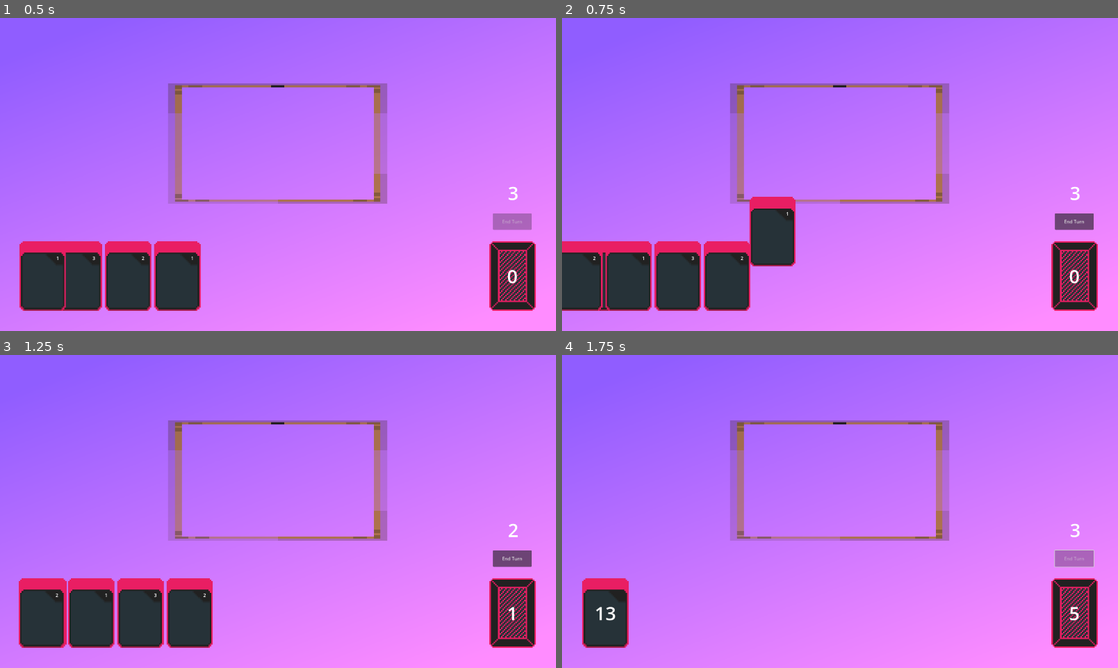
Above: before the commit, frames 1-4 (two rows, left to right).
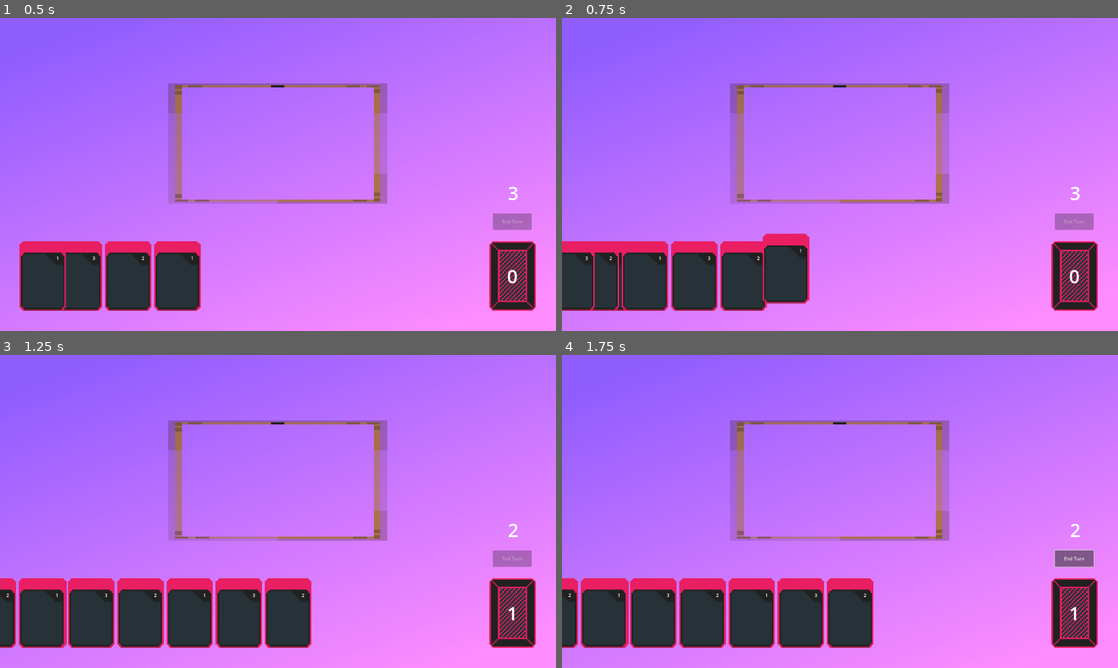
Above: after the commit, the same moments.

Repository: brandon-relentnet/deck-management
Game: Godot game, scene res://main.tscn
Two runs of this game, one before a commit and one after it. Both use one fixed random seed, a clock stepped at 60 frames per second and the inputs below.
Inputs (mouse positions are in pixels of both pictures, inside the frame that each line leads up to):
- Up to frame 1 (0.5 s): no input
- Up to frame 2 (0.75 s): drag from (739, 274) to (840, 143) at 0.52 s
- Up to frame 3 (1.25 s): no input
- Up to frame 4 (1.75 s): click (1073, 558) at 1.25 s, where only the run before the commit has a clickable "End Turn"

Frame 1 is identical in both runs. In frame 2, 4.8% of the frame differs, in the area x 4-96%, y 57-94%; in frame 3, 4.7%; in frame 4, 11%, in the area x 0-96%, y 54-94%.

Commit message:
Added a card draw variable.

Diff:
--- a/scripts/card_manager.gd
+++ b/scripts/card_manager.gd
@@ -217,6 +217,6 @@
 		await create_timer(DEFAULT_CARD_MOVE_SPEED * player_hand_size)
 
 	# Draw new hand and reset energy
-	$"../Deck".draw_hand(5)
+	$"../Deck".draw_hand($"../Deck".CURRENT_HAND_DRAW)
 	turn_manager.player_energy = 3
 	turn_manager.update_player_energy_label()
--- a/scripts/deck.gd
+++ b/scripts/deck.gd
@@ -3,6 +3,7 @@
 # Constants for card creation and animation
 const CARD_SCENE_PATH = "res://scenes/card.tscn"  # Path to the card scene file
 const CARD_DRAW_SPEED = 0.1                   # Animation speed when drawing a card
+const CURRENT_HAND_DRAW = 10
 
 # Deck contents - the cards available to draw
 var player_deck = [
@@ -31,7 +32,7 @@
 
 # Called when the node enters the scene tree
 func _ready() -> void:
-	draw_hand(5)
+	draw_hand(CURRENT_HAND_DRAW)
 	# Initialize the deck counter display
 	update_deck_display()
 
@@ -42,7 +43,7 @@
 # Main function to draw a card from the deck
 func draw_card() -> void:
 	# Safety check: don't try to draw from an empty deck or if hand is full
-	if $"../PlayerHand".player_hand.size() >= 10:
+	if $"../PlayerHand".player_hand.size() >= 8:
 		return
 
 	# Check if deck is empty and needs to refresh from discard
--- a/scripts/input_manager.gd
+++ b/scripts/input_manager.gd
@@ -57,5 +57,5 @@
 			card_manager_reference.start_drag(card_found)
 	elif result_collision_mask == COLLISION_MASK_DECK:
 		# Handle deck click
-		# deck_reference.draw_card()
+		deck_reference.draw_card()
 		print("this is where you would view your draw pile")
